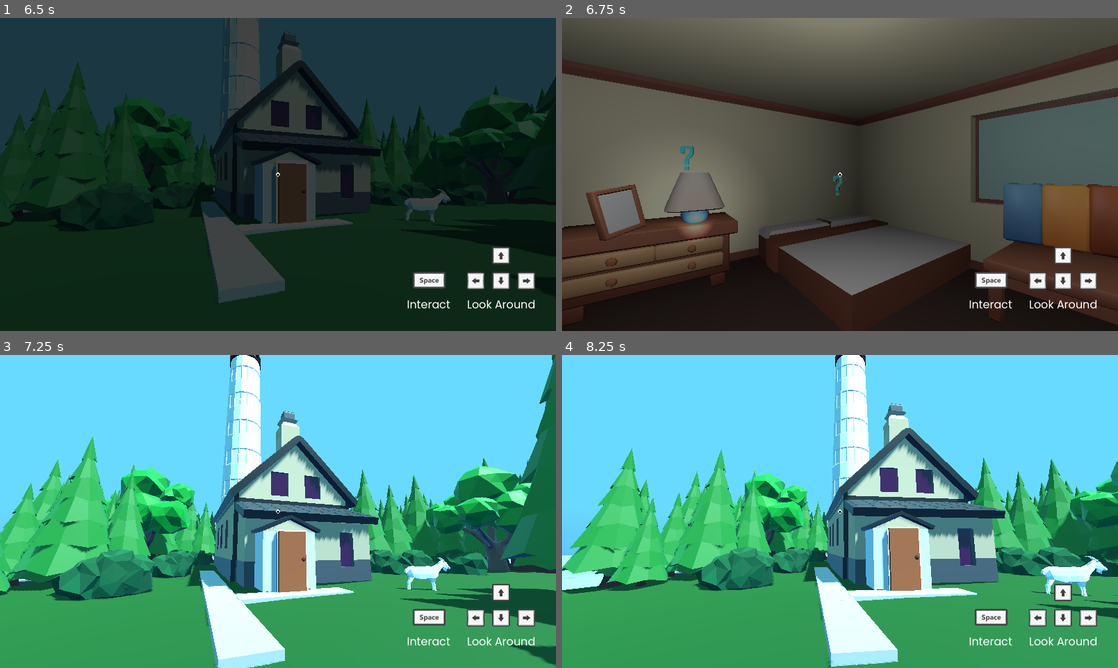
Above: before the commit, frames 1-4 (two rows, left to right).
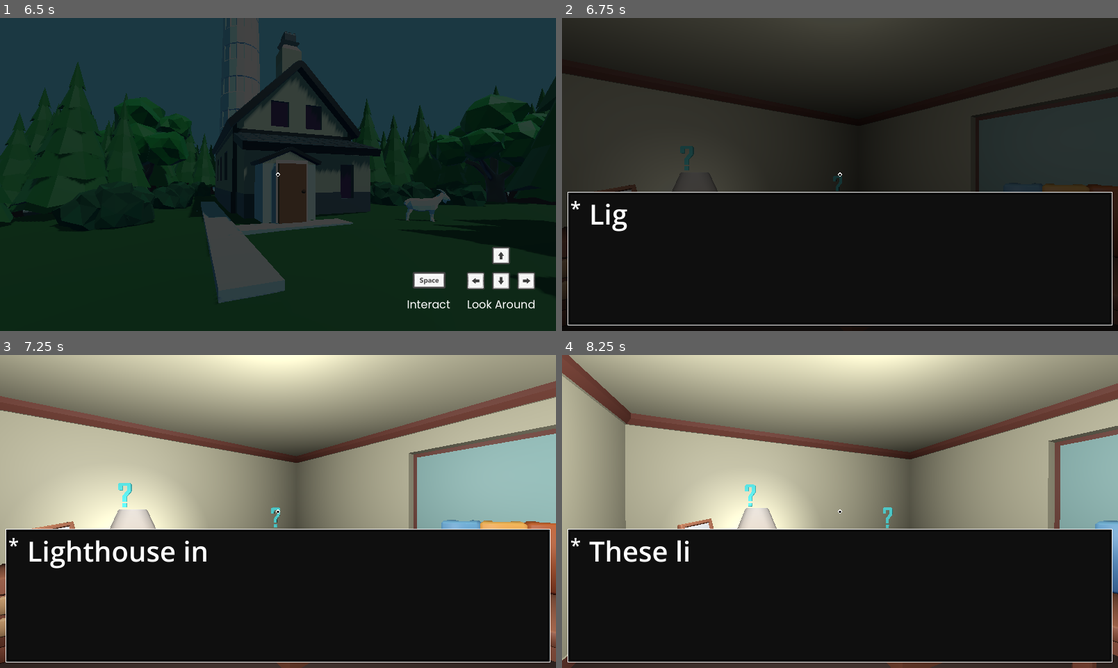
Above: after the commit, the same moments.

Repository: Illuminate-Wisc/Lighthouse
Game: Godot game, scene res://src/scenes/main_menu/main_menu.tscn
The game is run twice, just before and just after one commit, with the same random seed, the same clock (stepped at 60 frames per second) and the same inputs.
Inputs:
- Up to frame 1 (6.5 s): click "Settings" at 0.5 s; tap Enter (ui_accept) at 1.25, 1.35, 1.52, 1.82, 2, 2.27, 2.3, 2.57, 2.75, 3.05, 3.5, 3.77, 3.8, 4.07, 4.25, 4.52, 4.55, 4.82, 6.02, 6.05, 6.32 s; tap S (look_down) at 2.1 s; hold A (look_left) 2.78-3.53 s; tap D (look_right) at 3.6 s; hold W (look_up) 4.28-5 s; tap Escape (ui_cancel) at 4.9 s; click "Start" at 5 s; tap Space (select) at 5.85 s
- Up to frame 2 (6.75 s): tap Enter (ui_accept) at 6.6 s
- Up to frame 3 (7.25 s): no input
- Up to frame 4 (8.25 s): tap S (look_down) at 7.35 s; tap Enter (ui_accept) at 7.52, 7.55, 7.82 s; hold A (look_left) from 8.03 s (still down)

Frame 1 is identical in both runs. In frame 2, 85% of the frame differs, in the area x 0-100%, y 0-99%; in frame 3, 100%; in frame 4, 100%, in the area x 0-100%, y 0-100%.

Commit message:
show textbox whenever users clicks the question mark

Diff:
--- a/src/pointOfInterest/PointOfInterest.gd
+++ b/src/pointOfInterest/PointOfInterest.gd
@@ -1,5 +1,5 @@
 extends Node3D
-@export var to_scene: String
+@export var show_info: String
 @onready var init_y := position.y
 
 var move: bool = false
@@ -24,4 +24,6 @@
 
 
 func _on_focus_observer_selected():
-	SceneSwitcher.to(to_scene)
+	var object = get_node(show_info) as UITextBox
+	object.visible = true
+	object.start()
--- a/src/scenes/main_menu/main_menu.gd
+++ b/src/scenes/main_menu/main_menu.gd
@@ -9,27 +9,27 @@
 
 # Called every frame. 'delta' is the elapsed time since the previous frame.
 func _process(_delta):
-    if Input.is_action_just_pressed("ui_cancel"):
-        if main_buttons_container.visible == false:
-            main_buttons_container.visible = true
-        else:
-            main_buttons_container.visible = false
+	if Input.is_action_just_pressed("ui_cancel"):
+		if main_buttons_container.visible == false:
+			main_buttons_container.visible = true
+		else:
+			main_buttons_container.visible = false
 
 
 # go to the settings menu
 func _on_settings_pressed():
-    main_buttons_container.visible = false
-    settings.visible = true
+	main_buttons_container.visible = false
+	settings.visible = true
 
 
 func _on_return_button_pressed():
-    main_buttons_container.visible = true
-    settings.visible = false
+	main_buttons_container.visible = true
+	settings.visible = false
 
 
 func _on_start_pressed():
-    SceneSwitcher.to(start_scene)
+	SceneSwitcher.to(start_scene)
 
 
 func _on_quit_pressed():
-    get_tree().quit()
+	get_tree().quit()
--- a/src/scenes/rooms/LivingCorridor.tscn
+++ b/src/scenes/rooms/LivingCorridor.tscn
@@ -14,6 +14,7 @@
 [ext_resource type="Script" path="res://src/utils/focus_observer.gd" id="12_1d75e"]
 [ext_resource type="Shader" path="res://src/shaders/outline.gdshader" id="13_jnjhr"]
 [ext_resource type="PackedScene" uid="uid://dxyukv1jqli5a" path="res://src/pointOfInterest/PointOfInterest.tscn" id="14_g6ype"]
+[ext_resource type="PackedScene" uid="uid://crknoji4ser47" path="res://src/scenes/ui-textbox/UI-textbox.tscn" id="15_1bl8u"]
 
 [sub_resource type="BoxShape3D" id="BoxShape3D_vest1"]
 size = Vector3(1, 2, 1)
@@ -110,11 +111,13 @@
 
 [node name="PointOfInterest" parent="." instance=ExtResource("14_g6ype")]
 transform = Transform3D(0.371345, 0, -0.334818, 0, 0.5, 0, 0.334818, 0, 0.371345, 1.342, -1, -3.245)
-to_scene = "res://src/scenes/world/world.tscn"
+show_info = "../UI-textbox-bed"
 
 [node name="PointOfInterest2" parent="." instance=ExtResource("14_g6ype")]
 transform = Transform3D(0.46227, 0, -0.190543, 0, 0.5, 0, 0.190543, 0, 0.46227, -0.644184, -0.583681, -3.89823)
-to_scene = "res://src/scenes/world/world.tscn"
+
+[node name="UI-textbox-bed" parent="." instance=ExtResource("15_1bl8u")]
+visible = false
 
 [connection signal="focused" from="Gateway2/FocusObserver" to="Gateway2" method="_on_focus_observer_focused" flags=18]
 [connection signal="selected" from="Gateway2/FocusObserver" to="Gateway2" method="_on_focus_observer_selected" flags=18]
--- a/src/scenes/ui-textbox/UI-textbox.gd
+++ b/src/scenes/ui-textbox/UI-textbox.gd
@@ -1,4 +1,7 @@
 extends CanvasLayer
+
+class_name UITextBox
+
 
 const CHAR_READ_RATE = 0.05 # Time it takes for each character to appear
 
@@ -20,6 +23,9 @@
 
 
 func _ready():
+	pass
+
+func start():
 	hide_textbox()
 	queue_text("Lighthouse inspectors also brought traveling libraries to the keepers and their families.")
 	queue_text("These libraries consisted of 50 books on topics including religion, poetry, history, and novels.")
@@ -33,6 +39,7 @@
 				display_text()
 		State.READING:
 			if Input.is_action_just_pressed("ui_accept"):
+				print("reading")
 				tween.stop()
 				# Skip to the end of the current text immediately
 				skip_to_end_of_text()
Not shown: 1 places in src/scenes/rooms/LivingCorridor.tscn that only renumber resources
